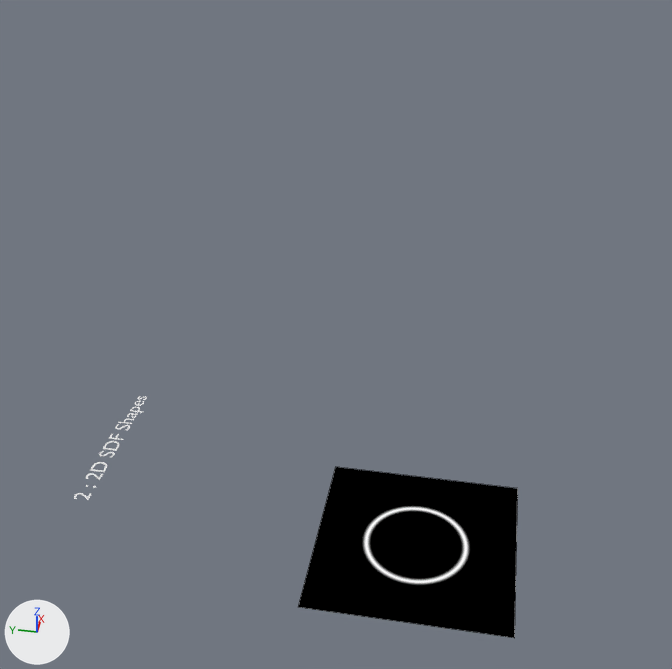
One commit to the Blender file spectres-addon/Spectres-lib.blend: the scene before it, then after it.
One viewpoint serves both versions: a 50 mm camera at (-6.75, -0.38, 6.92) aimed at (6.24, 1.93, -1.73). The axes (+X, +Y, +Z) are drawn at lower left. The lights are the same throughout. Mesh edges are drawn as thin lines on the coarser meshes. The same objects are shown in both versions, whatever each file hides.

The first picture shows 'SP.SL2.Circle'.
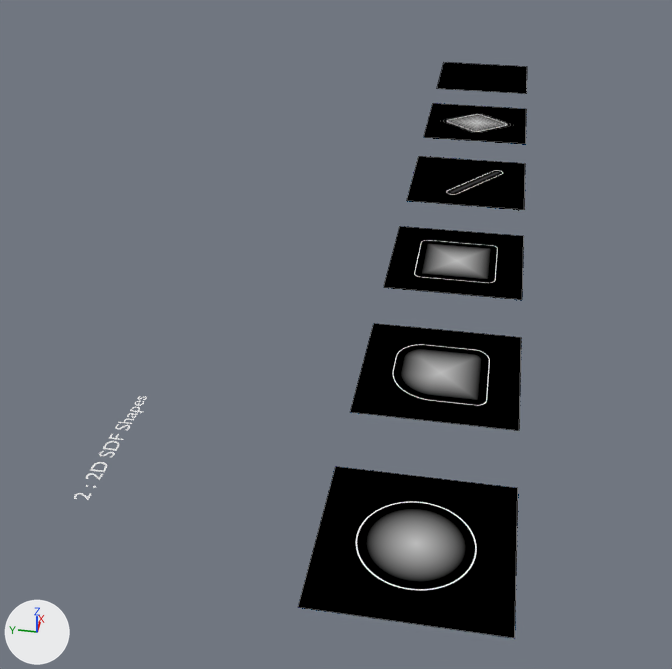
The change, as a diff of the scene's bpy script:
```diff
--- a/spectres-addon/Spectres-lib.blend.py
+++ b/spectres-addon/Spectres-lib.blend.py
@@ ng_sp_sl_sdf2_circle @@
 ng_sp_sl_sdf2_circle = bpy.data.node_groups.new('SP.SL.SDF2_Circle', 'ShaderNodeTree')
-# nodes: MapRange, Math x3, VectorMath
+# nodes: Math, VectorMath
@@ ng_sp_sl_sdf_oultlines @@
+ng_sp_sl_sdf_oultlines = bpy.data.node_groups.new('SP.SL.SDF_Oultlines', 'ShaderNodeTree')
+# nodes: MapRange, Math
@@ ng_sp_sl_trapezoid @@
+ng_sp_sl_trapezoid = bpy.data.node_groups.new('SP.SL.Trapezoid', 'ShaderNodeTree')
+_s = ng_sp_sl_trapezoid.interface.new_socket(name='SDF 2D', in_out='OUTPUT', socket_type='NodeSocketFloat')
+_s = ng_sp_sl_trapezoid.interface.new_socket(name='UV (position 2d)', in_out='INPUT', socket_type='NodeSocketVector')
+_s.min_value = -10000.0
+_s.max_value = 10000.0
+_s = ng_sp_sl_trapezoid.interface.new_socket(name='B.xy (vec2 !, Z *= 0)', in_out='INPUT', socket_type='NodeSocketVector')
+_s.default_value = (0.5, -0.5, 404.0)
+_N = ng_sp_sl_trapezoid.nodes; _L = ng_sp_sl_trapezoid.links
+n0 = _N.new('NodeGroupOutput'); n0.name = 'Group Output'
+n0.inputs[0].default_value = 0.0  # 'SDF 2D'
@@ ng_sp_sl_rombus @@
+ng_sp_sl_rombus = bpy.data.node_groups.new('SP.SL.Rombus', 'ShaderNodeTree')
+# nodes: CombineXYZ, Group, Math, SeparateXYZ, VectorMath
@@ ng_sp_sl_ndot2 @@
+ng_sp_sl_ndot2 = bpy.data.node_groups.new('SP.SL.Ndot2', 'ShaderNodeTree')
+# nodes: Math, SeparateXYZ
@@ ng_sp_sl_segment @@
+ng_sp_sl_segment = bpy.data.node_groups.new('SP.SL.Segment', 'ShaderNodeTree')
+# nodes: Math, VectorMath
@@ ng_sp_sl_box @@
+ng_sp_sl_box = bpy.data.node_groups.new('SP.SL.Box', 'ShaderNodeTree')
+# nodes: CombineXYZ, Math, SeparateXYZ, VectorMath
@@ ng_sp_sl_sdf2_roundedbox @@
+ng_sp_sl_sdf2_roundedbox = bpy.data.node_groups.new('SP.SL.SDF2_RoundedBox', 'ShaderNodeTree')
+# nodes: CombineXYZ, Math, SeparateXYZ, VectorMath
@@ mat_sp_sl2_circle @@
 mat_sp_sl2_circle = bpy.data.materials.new('SP.SL2.Circle')
-# nodes: Group, OutputMaterial, TexCoord, VectorMath
+# nodes: Group x2, Math x3, OutputMaterial, TexCoord, VectorMath
@@ mat_sp_sl2_trapezoid @@
+mat_sp_sl2_trapezoid = bpy.data.materials.new('SP.SL2.Trapezoid')
+# nodes: Group, Math, OutputMaterial, TexCoord
@@ mat_sp_sl2_rhombus @@
+mat_sp_sl2_rhombus = bpy.data.materials.new('SP.SL2.Rhombus ')
+# nodes: Group, Math, OutputMaterial, TexCoord, Value, VectorMath
@@ mat_sp_sl2_segment @@
+mat_sp_sl2_segment = bpy.data.materials.new('SP.SL2.Segment')
+# nodes: Group, Math, OutputMaterial, TexCoord, VectorMath
@@ mat_sp_sl2_box @@
+mat_sp_sl2_box = bpy.data.materials.new('SP.SL2.Box')
+# nodes: Group, Math, OutputMaterial, TexCoord, VectorMath
@@ mat_sp_sl2_roundedbox @@
+mat_sp_sl2_roundedbox = bpy.data.materials.new('SP.SL2.RoundedBox')
+# nodes: Group, Math, OutputMaterial, TexCoord, VectorMath
@@ ob_sp_sl2_trapezoid @@
+ob_sp_sl2_trapezoid = bpy.data.objects.new('SP.SL2.Trapezoid', me_sp_sl2_trapezoid)  # 4 vertices, 1 face; spans x -1.0..1.0, y -1.0..1.0, z 0.0
+ob_sp_sl2_trapezoid.location = (15.0, 0.0, 0.0)
@@ ob_sp_sl2_rhombus @@
+ob_sp_sl2_rhombus = bpy.data.objects.new('SP.SL2.Rhombus', me_sp_sl2_rhombus)  # 4 vertices, 1 face; spans x -1.0..1.0, y -1.0..1.0, z 0.0
+ob_sp_sl2_rhombus.location = (12.0, 0.0, 0.0)
@@ ob_sp_sl2_segment @@
+ob_sp_sl2_segment = bpy.data.objects.new('SP.SL2.Segment', me_sp_sl2_box_001)  # 4 vertices, 1 face; spans x -1.0..1.0, y -1.0..1.0, z 0.0
+ob_sp_sl2_segment.location = (9.0, 0.0, 0.0)
@@ ob_sp_sl2_box @@
+ob_sp_sl2_box = bpy.data.objects.new('SP.SL2.Box', me_sp_sl2_box)  # 4 vertices, 1 face; spans x -1.0..1.0, y -1.0..1.0, z 0.0
+ob_sp_sl2_box.location = (6.0, 0.0, 0.0)
@@ ob_sp_sl2_roundedbox @@
+ob_sp_sl2_roundedbox = bpy.data.objects.new('SP.SL2.RoundedBox', me_sp_sl2_roundedbox)  # 4 vertices, 1 face; spans x -1.0..1.0, y -1.0..1.0, z 0.0
+ob_sp_sl2_roundedbox.location = (3.0, 0.0, 0.0)
```

Boxes [x1, y1, x2, y2] around the edits, measured in the pictures (672 x 669 px):
'SP.SL2.Circle', surface changed: [299, 467, 518, 637] in both
'SP.SL2.RoundedBox', added: after [350, 324, 521, 431]
'SP.SL2.Box', added: after [384, 227, 524, 300]
'SP.SL2.Segment', added: after [407, 157, 525, 210]
'SP.SL2.Rhombus', added: after [424, 104, 526, 144]
'SP.SL2.Trapezoid', added: after [437, 62, 527, 94]
